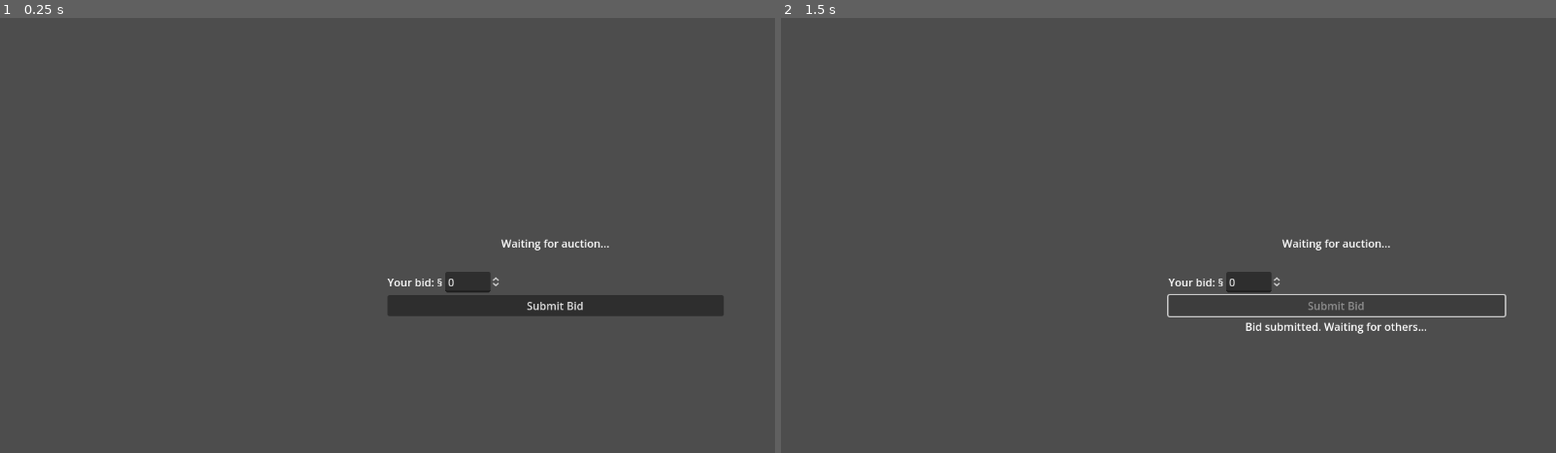
Above: before the commit, frames 1-2 (left to right).
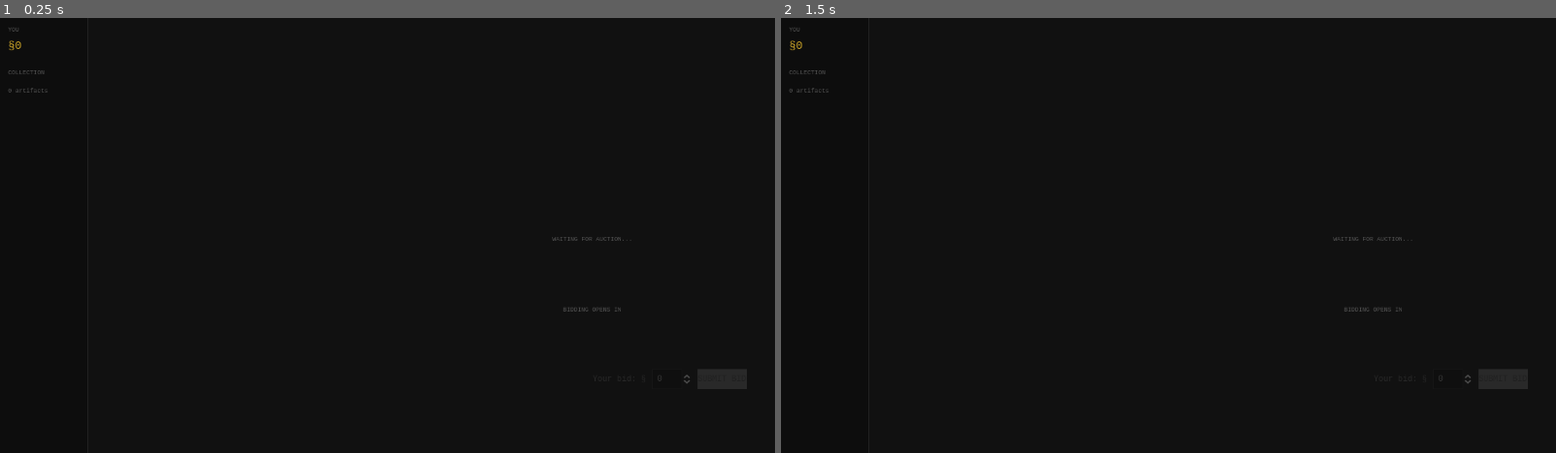
Above: after the commit, the same moments.

Repository: kevinBlum/hot-garbage
Game: Godot game, scene res://src/scenes/bidder_view.tscn
Two runs of this game, one before a commit and one after it. Both use one fixed random seed, a clock stepped at 60 frames per second and the inputs below. This scene is started directly instead of the project's main scene.
Inputs (mouse positions are in pixels of both pictures, inside the frame that each line leads up to):
- Up to frame 1 (0.25 s): no input
- Up to frame 2 (1.5 s): click (1339, 305) at 0.5 s, where only the run before the commit has a clickable "Submit Bid"; tap Enter at 1.25 s

The runs differ from the first frame. In frame 1, 100% of the frame differs, in the area x 0-100%, y 0-100%; in frame 2, 100%.

Commit message:
feat: bidder_view pitch phase with locked countdown and styled bid input

Diff:
--- a/hot-garbage-godot/src/scenes/bidder_view.gd
+++ b/hot-garbage-godot/src/scenes/bidder_view.gd
@@ -1,61 +1,166 @@
 extends Control
 
-var _artifact_label: Label
-var _cash_label: Label
+const _UITheme = preload("res://src/scenes/ui_theme.gd")
+
+var _hud: Control
+var _header_label: Label
+var _name_label: Label
+var _cat_label: Label
+var _flavor_label: Label
+var _phase_label: Label
+var _countdown_label: Label
 var _bid_input: SpinBox
 var _submit_btn: Button
 var _status_label: Label
+var _bid_area: Control
+
+var _pitch_seconds_left: float = 0.0
+var _counting: bool = false
 
 func _ready() -> void:
 	_build_ui()
 
 func _build_ui() -> void:
+	_UITheme.add_bg(self)
+
+	const HUDScript = preload("res://src/scenes/hud.gd")
+	_hud = HUDScript.new()
+	add_child(_hud)
+
+	var main := Control.new()
+	main.set_anchors_preset(Control.PRESET_FULL_RECT)
+	main.offset_left = _UITheme.HUD_WIDTH
+	add_child(main)
+
 	var vbox := VBoxContainer.new()
 	vbox.set_anchors_preset(Control.PRESET_CENTER)
-	vbox.custom_minimum_size = Vector2(500, 400)
-	add_child(vbox)
+	vbox.custom_minimum_size = Vector2(480, 480)
+	vbox.add_theme_constant_override("separation", _UITheme.GAP)
+	main.add_child(vbox)
 
-	_artifact_label = Label.new()
-	_artifact_label.text = "Waiting for auction..."
-	_artifact_label.horizontal_alignment = HORIZONTAL_ALIGNMENT_CENTER
-	_artifact_label.autowrap_mode = TextServer.AUTOWRAP_WORD_SMART
-	vbox.add_child(_artifact_label)
+	_header_label = Label.new()
+	_header_label.text = "WAITING FOR AUCTION..."
+	_header_label.horizontal_alignment = HORIZONTAL_ALIGNMENT_CENTER
+	_UITheme.style_section_label(_header_label)
+	vbox.add_child(_header_label)
 
-	_cash_label = Label.new()
-	_cash_label.horizontal_alignment = HORIZONTAL_ALIGNMENT_CENTER
-	vbox.add_child(_cash_label)
+	_name_label = Label.new()
+	_name_label.horizontal_alignment = HORIZONTAL_ALIGNMENT_CENTER
+	_name_label.autowrap_mode = TextServer.AUTOWRAP_WORD_SMART
+	_UITheme.style_label(_name_label, _UITheme.FS_ARTIFACT, _UITheme.TEXT)
+	vbox.add_child(_name_label)
+
+	_cat_label = Label.new()
+	_cat_label.horizontal_alignment = HORIZONTAL_ALIGNMENT_CENTER
+	_UITheme.style_label(_cat_label, _UITheme.FS_LABEL, _UITheme.DIM)
+	vbox.add_child(_cat_label)
+
+	_flavor_label = Label.new()
+	_flavor_label.horizontal_alignment = HORIZONTAL_ALIGNMENT_CENTER
+	_flavor_label.autowrap_mode = TextServer.AUTOWRAP_WORD_SMART
+	_UITheme.style_label(_flavor_label, _UITheme.FS_BODY, _UITheme.DIM)
+	vbox.add_child(_flavor_label)
+
+	var spacer := Control.new()
+	spacer.custom_minimum_size = Vector2(0, _UITheme.GAP)
+	vbox.add_child(spacer)
+
+	_phase_label = Label.new()
+	_phase_label.text = "BIDDING OPENS IN"
+	_phase_label.horizontal_alignment = HORIZONTAL_ALIGNMENT_CENTER
+	_UITheme.style_section_label(_phase_label)
+	vbox.add_child(_phase_label)
+
+	_countdown_label = Label.new()
+	_countdown_label.horizontal_alignment = HORIZONTAL_ALIGNMENT_CENTER
+	_UITheme.style_label(_countdown_label, _UITheme.FS_TIMER, _UITheme.TEXT)
+	vbox.add_child(_countdown_label)
+
+	# Bid area (shown dimmed during pitch, enabled when bidding opens)
+	_bid_area = Control.new()
+	_bid_area.custom_minimum_size = Vector2(0, 60)
+	_bid_area.modulate.a = 0.35
+	vbox.add_child(_bid_area)
 
 	var bid_row := HBoxContainer.new()
-	vbox.add_child(bid_row)
+	bid_row.set_anchors_preset(Control.PRESET_CENTER)
+	bid_row.add_theme_constant_override("separation", _UITheme.GAP)
+	_bid_area.add_child(bid_row)
 
 	var bid_lbl := Label.new()
 	bid_lbl.text = "Your bid: §"
+	_UITheme.style_label(bid_lbl, _UITheme.FS_BODY, _UITheme.DIM)
 	bid_row.add_child(bid_lbl)
 
 	_bid_input = SpinBox.new()
 	_bid_input.min_value = 0
 	_bid_input.max_value = 99999
 	_bid_input.step = 1
+	_bid_input.editable = false
+	_bid_input.add_theme_font_override("font", _UITheme.mono())
+	_UITheme.style_line_edit(_bid_input.get_line_edit())
 	bid_row.add_child(_bid_input)
 
 	_submit_btn = Button.new()
-	_submit_btn.text = "Submit Bid"
+	_submit_btn.text = "SUBMIT BID"
+	_submit_btn.disabled = true
 	_submit_btn.pressed.connect(_on_submit_pressed)
-	vbox.add_child(_submit_btn)
+	_UITheme.style_button(_submit_btn)
+	bid_row.add_child(_submit_btn)
 
 	_status_label = Label.new()
 	_status_label.horizontal_alignment = HORIZONTAL_ALIGNMENT_CENTER
+	_UITheme.style_label(_status_label, _UITheme.FS_BODY, _UITheme.DIM)
 	vbox.add_child(_status_label)
 
-func on_start_bidding(artifact: Dictionary) -> void:
-	_artifact_label.text = "%s\n%s\n\n\"%s\"" % [artifact.name, artifact.category.to_upper(), artifact.flavor]
-	# Show cash if we can find it — GameServer holds this; for now show a placeholder
-	_cash_label.text = "Place your bid"
+func on_start_pitch(artifact: Dictionary, pitch_duration: int) -> void:
+	var auctioneer_name: String = ""
+	# The auctioneer is tracked by GameServer; infer from player order via NetworkManager
+	# Fallback: show generic header
+	_header_label.text = "PITCH PHASE"
+	_name_label.text = artifact.get("name", "")
+	var cat: String = artifact.get("category", "")
+	_cat_label.text = cat.to_upper()
+	_cat_label.add_theme_color_override("font_color", _UITheme.cat_color(cat))
+	_flavor_label.text = '"%s"' % artifact.get("flavor", "")
+
+	_phase_label.text = "BIDDING OPENS IN"
+	_pitch_seconds_left = float(pitch_duration)
+	_counting = true
+	_update_countdown_display()
+
+	# Reset bid area to locked state
+	_bid_area.modulate.a = 0.35
+	_bid_input.editable = false
 	_bid_input.value = 0
+	_submit_btn.disabled = true
+	_status_label.text = ""
+
+func on_open_bidding() -> void:
+	_counting = false
+	_phase_label.text = "BIDDING IS OPEN"
+	_countdown_label.text = ""
+	_bid_area.modulate.a = 1.0
+	_bid_input.editable = true
 	_submit_btn.disabled = false
-	_status_label.text = ""
 
 func _on_submit_pressed() -> void:
 	_submit_btn.disabled = true
+	_bid_input.editable = false
 	_status_label.text = "Bid submitted. Waiting for others..."
 	NetworkManager.submit_bid(int(_bid_input.value))
+
+func _process(delta: float) -> void:
+	if not _counting:
+		return
+	_pitch_seconds_left -= delta
+	if _pitch_seconds_left < 0.0:
+		_pitch_seconds_left = 0.0
+		_counting = false
+	_update_countdown_display()
+
+func _update_countdown_display() -> void:
+	var secs: int = int(ceil(_pitch_seconds_left))
+	var mins: int = secs / 60
+	var s: int = secs % 60
+	_countdown_label.text = "%d:%02d" % [mins, s]
